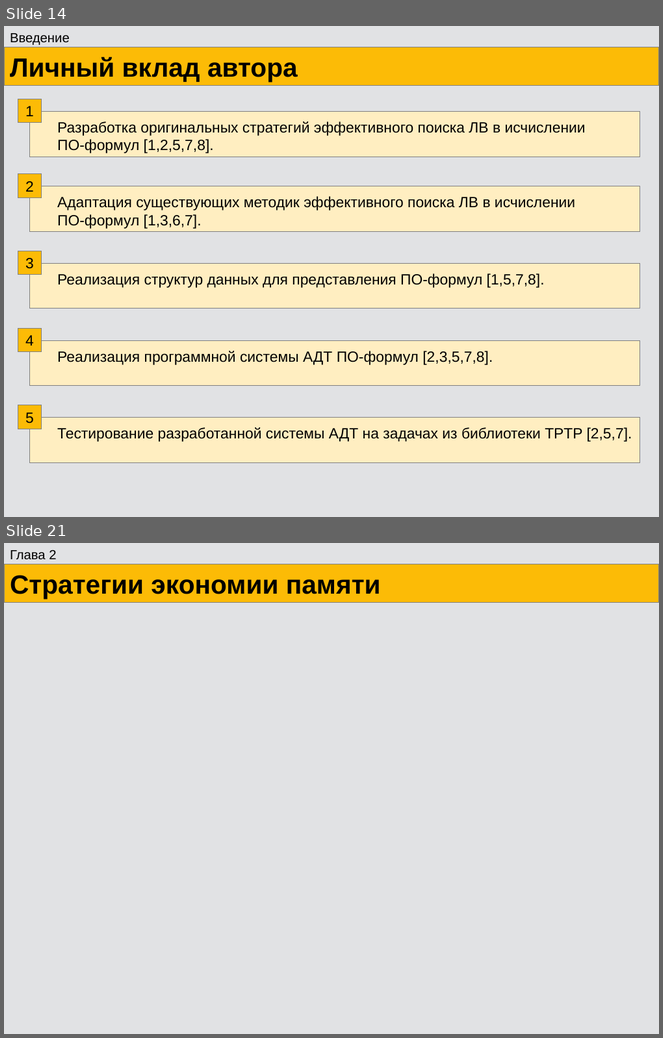
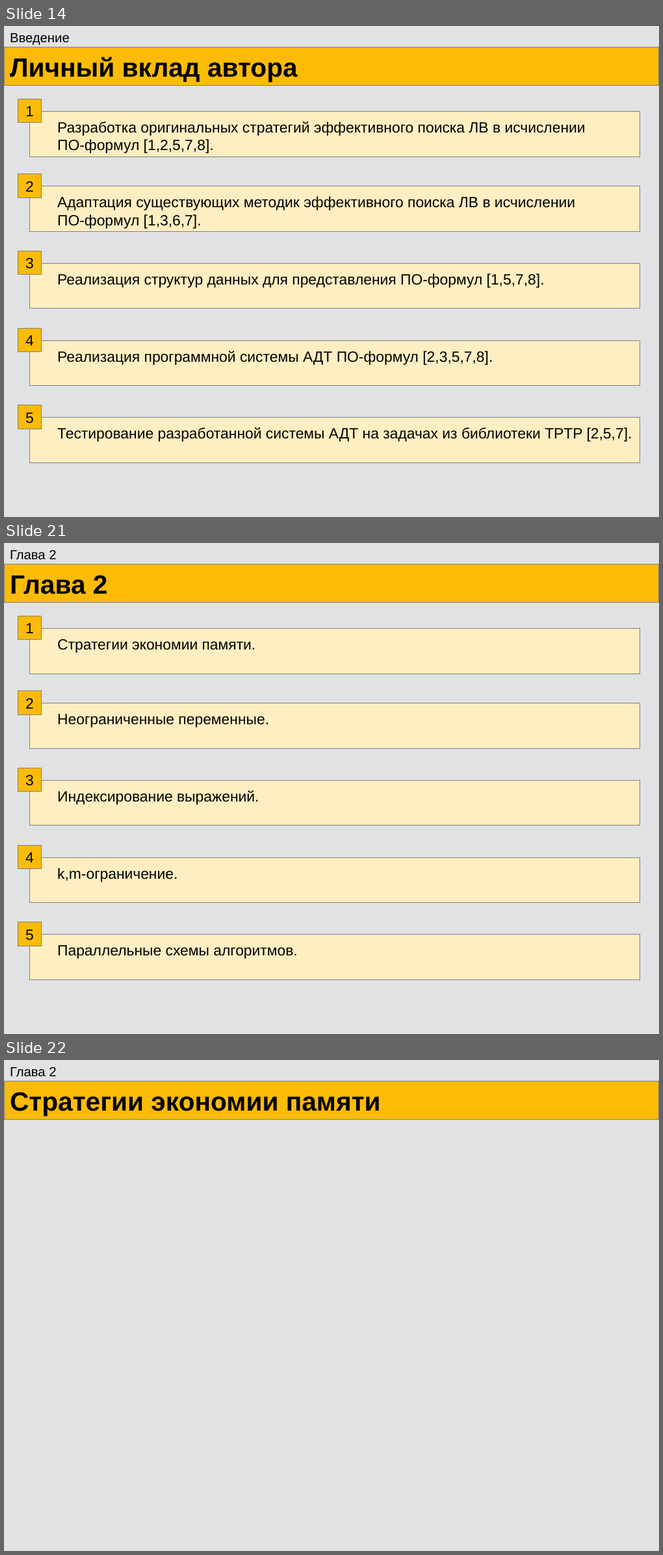
Before and after one commit to eugeneai/prisnif, a slide deck: brick/pres/pacman.odp. Shown one above the other, each under a label of ours: slides 14 and 21 before the commit, slides 14, 21 and 22 after it; the slides between them are not shown. The pictures are 663x1038 and 663x1555 pixels, drawn with LibreOffice and Linux fonts; fonts in the diff are those of the drawing. Boxes give left, top, right and bottom in pixels: in the first picture for what was removed or moved away, otherwise in the second. Text is boxed around its words. In the diff, an @@ line names an element or a change of style, - is before the commit and + after.

```diff
--- a/brick/pres/pacman.odp
+++ b/brick/pres/pacman.odp
@@ slide 21 added at (x1=4, y1=543, x2=659, y2=1034), background #E1E2E4 @@
@@ text added at (x1=10, y1=550, x2=56, y2=559), 16 pt, text #000000 @@
+Глава 2
@@ rectangle added at (x1=4, y1=564, x2=659, y2=602), fill #FCBB06, outline #808080 0 pt, 32 pt, text #000000, bold @@
+Глава 2
@@ rectangle added at (x1=18, y1=616, x2=42, y2=640), fill #FCBB06, outline #808080 0 pt, 18 pt, text #000000 @@
+1
@@ rectangle added at (x1=29, y1=629, x2=640, y2=674), fill #FFEEC1, outline #808080 0 pt @@
@@ text added at (x1=57, y1=639, x2=256, y2=653), 18 pt, text #000000 @@
+Стратегии экономии памяти.
@@ rectangle added at (x1=18, y1=691, x2=42, y2=715), fill #FCBB06, outline #808080 0 pt, 18 pt, text #000000 @@
+2
@@ rectangle added at (x1=29, y1=704, x2=640, y2=748), fill #FFEEC1, outline #808080 0 pt @@
@@ text added at (x1=57, y1=714, x2=269, y2=728), 18 pt, text #000000 @@
+Неограниченные переменные.
@@ rectangle added at (x1=18, y1=769, x2=42, y2=792), fill #FCBB06, outline #808080 0 pt, 18 pt, text #000000 @@
+3
@@ rectangle added at (x1=29, y1=781, x2=640, y2=826), fill #FFEEC1, outline #808080 0 pt @@
@@ text added at (x1=57, y1=791, x2=259, y2=805), 18 pt, text #000000 @@
+Индексирование выражений.
@@ rectangle added at (x1=18, y1=846, x2=42, y2=869), fill #FCBB06, outline #808080 0 pt, 18 pt, text #000000 @@
+4
@@ rectangle added at (x1=29, y1=858, x2=640, y2=903), fill #FFEEC1, outline #808080 0 pt @@
@@ text added at (x1=57, y1=868, x2=178, y2=882), 18 pt, text #000000 @@
+k,m-ограничение.
@@ rectangle added at (x1=18, y1=923, x2=42, y2=947), fill #FCBB06, outline #808080 0 pt, 18 pt, text #000000 @@
+5
@@ rectangle added at (x1=29, y1=936, x2=640, y2=980), fill #FFEEC1, outline #808080 0 pt @@
@@ text added at (x1=57, y1=945, x2=297, y2=959), 18 pt, text #000000 @@
+Параллельные схемы алгоритмов.
@@ what was slide 21 is now slide 22 @@
```
Also in this commit, not shown: 19 slides changed, 2 other slides added, 13 other files.
